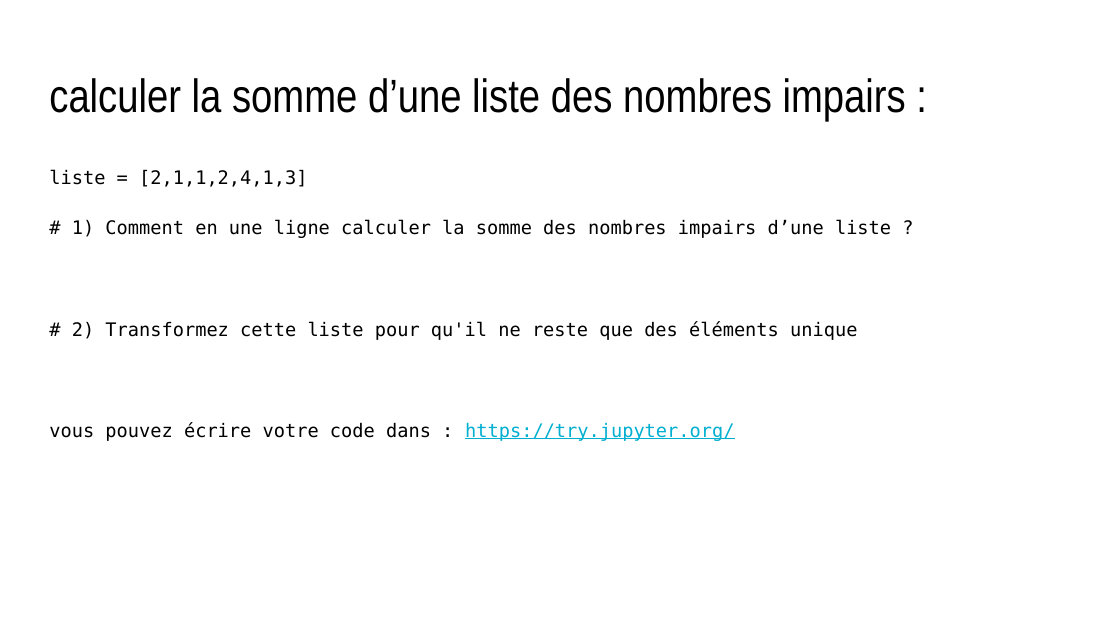
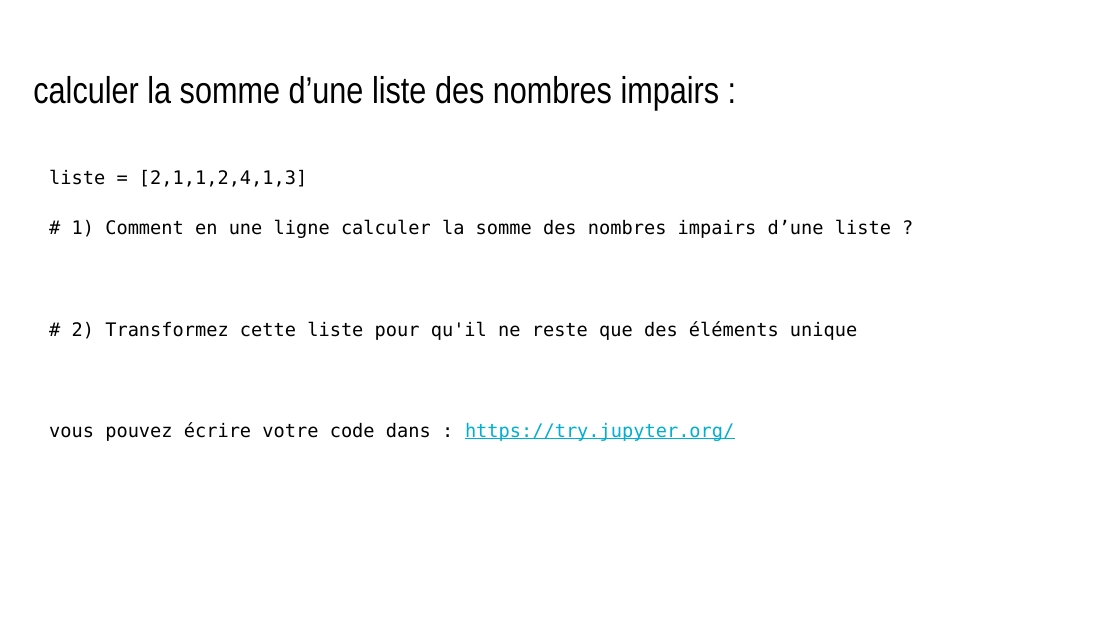
Before and after one commit to lao-tseu-is-alive/mynotebooks, a slide deck: slide 11 of Mise en situation.pptx (slide 7 before the commit). Drawn at 1120x630 pixels with LibreOffice and Linux fonts; fonts in the diff are those of the drawing. Boxes give left, top, right and bottom in pixels: in the first picture for what was removed or moved away, otherwise in the second. Text is boxed around its words. In the diff, an @@ line names an element or a change of style, - is before the commit and + after.

```diff
--- a/Mise en situation.pptx
+++ b/Mise en situation.pptx
@@ text "calculer la somme d’une liste ...": place and size @@
-text "calculer la somme d’une liste ..." at [49,78,906,121]
+text "calculer la somme d’une liste ..." at [33,76,720,110]
@@ text "calculer la somme d’une liste ..." at [33,76,720,110]: size 30 to 24 pt @@
```
Also in this commit, not shown: 10 other slides changed, 5 slides added, 1 slide removed, 3 other files.
